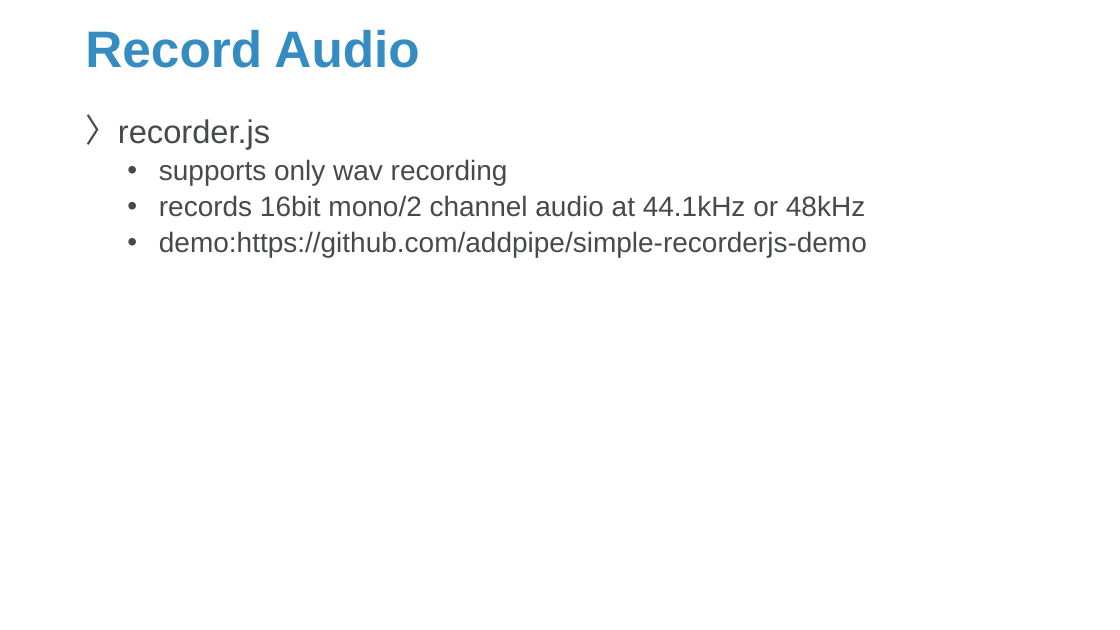
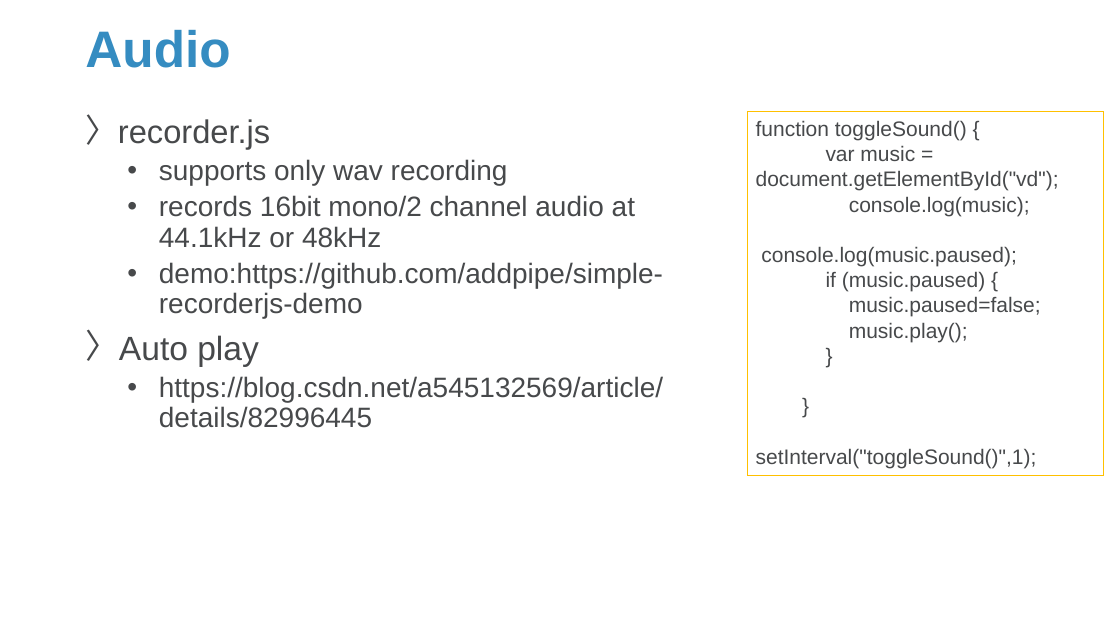
Before and after one commit to Sparks-Lu/TechNotes, a slide deck: slide 19 of Web/JavaScript-Notes.pptx (slide 18 before the commit). Drawn at 1120x630 pixels with LibreOffice and Linux fonts; fonts in the diff are those of the drawing; background and template pictures are left out. Boxes give left, top, right and bottom in pixels: in the first picture for what was removed or moved away, otherwise in the second. Text is boxed around its words. In the diff, an @@ line names an element or a change of style, - is before the commit and + after.

```diff
--- a/Web/JavaScript-Notes.pptx
+++ b/Web/JavaScript-Notes.pptx
@@ title at (x1=85, y1=30, x2=230, y2=68): text changed @@
-Record Audio
+Audio
@@ rectangle added at (x1=748, y1=111, x2=1103, y2=476), outline #FFC000 0.75 pt, 18 pt, text #47494B @@
+function toggleSound() {
+var music = document.getElementById("vd");
+console.log(music);
+console.log(music.paused);
+if (music.paused) {
+music.paused=false;
+music.play();
+}
+}
+setInterval("toggleSound()",1);
@@ text at (x1=119, y1=335, x2=663, y2=428): paragraphs added @@
+〉 Auto play
+  • https://blog.csdn.net/a545132569/article/details/82996445
```
Also in this commit, not shown: 6 slides added, 10 other files.
